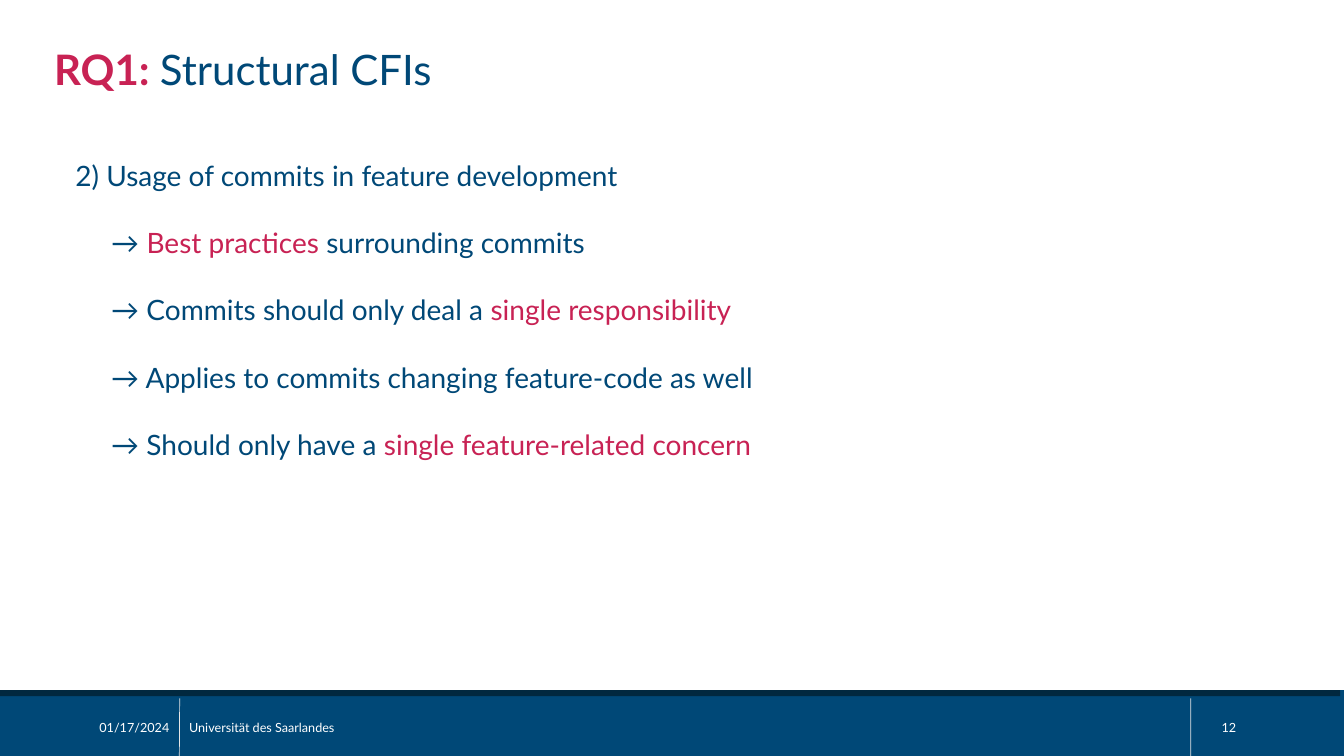
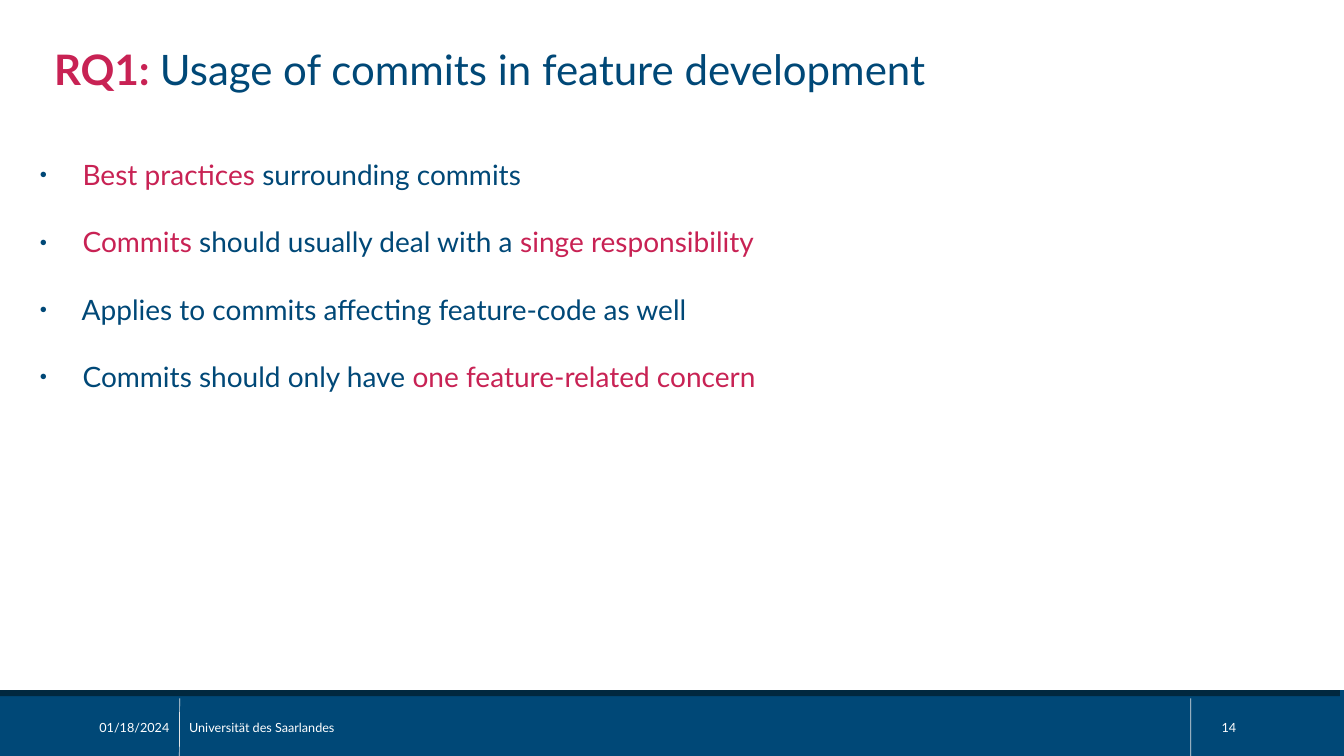
Before and after one commit to sisteu56/bachelor, a slide deck: slide 14 of pres/bachelor_thesis_pres.odp (slide 12 before the commit). Drawn at 1344x756 pixels with LibreOffice and Linux fonts; fonts in the diff are those of the drawing. Boxes give left, top, right and bottom in pixels: in the first picture for what was removed or moved away, otherwise in the second. Text is boxed around its words. In the diff, an @@ line names an element or a change of style, - is before the commit and + after.

```diff
--- a/pres/bachelor_thesis_pres.odp
+++ b/pres/bachelor_thesis_pres.odp
@@ text at [54,54,926,93]: text changed @@
-RQ1: Structural CFIs
+RQ1: Usage of commits in feature development
@@ text at [82,164,755,392]: text changed @@
-2) Usage of commits in feature development
-→ Best practices surrounding commits
-→ Commits should only deal a single responsibility
-→ Applies to commits changing feature-code as well
-→ Should only have a single feature-related concern
+● Best practices surrounding commits
+● Commits should usually deal with a singe responsibility
+● Applies to commits affecting feature-code as well
+● Commits should only have one feature-related concern
@@ text at [99,723,169,733]: text changed @@
-01/17/2024
+01/18/2024
@@ page number at [1222,723,1237,732]: text changed @@
-12
+14
```
Also in this commit, not shown: 24 other slides changed, 4 slides added, 1 slide removed, 1 other file.
